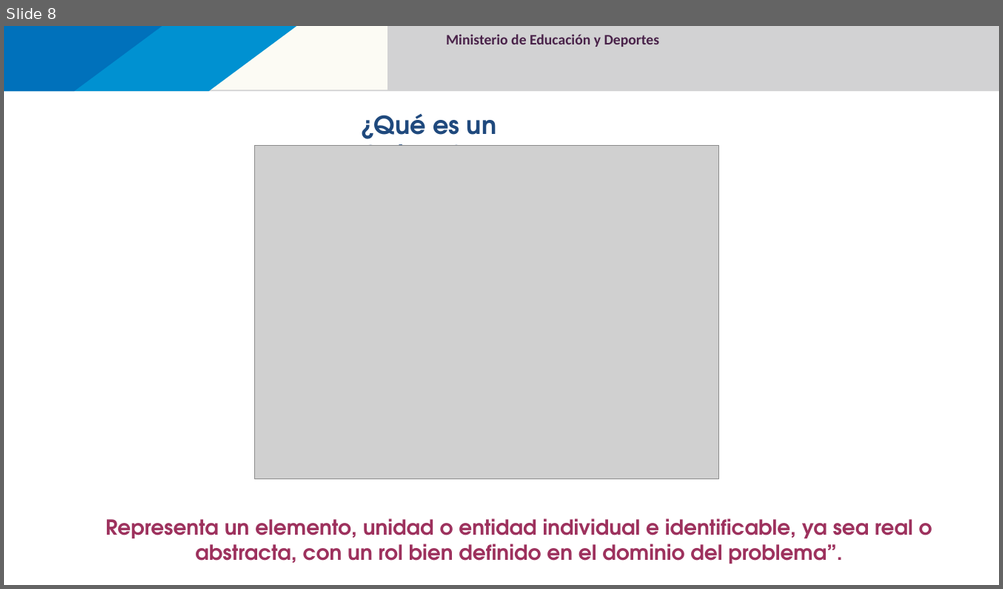
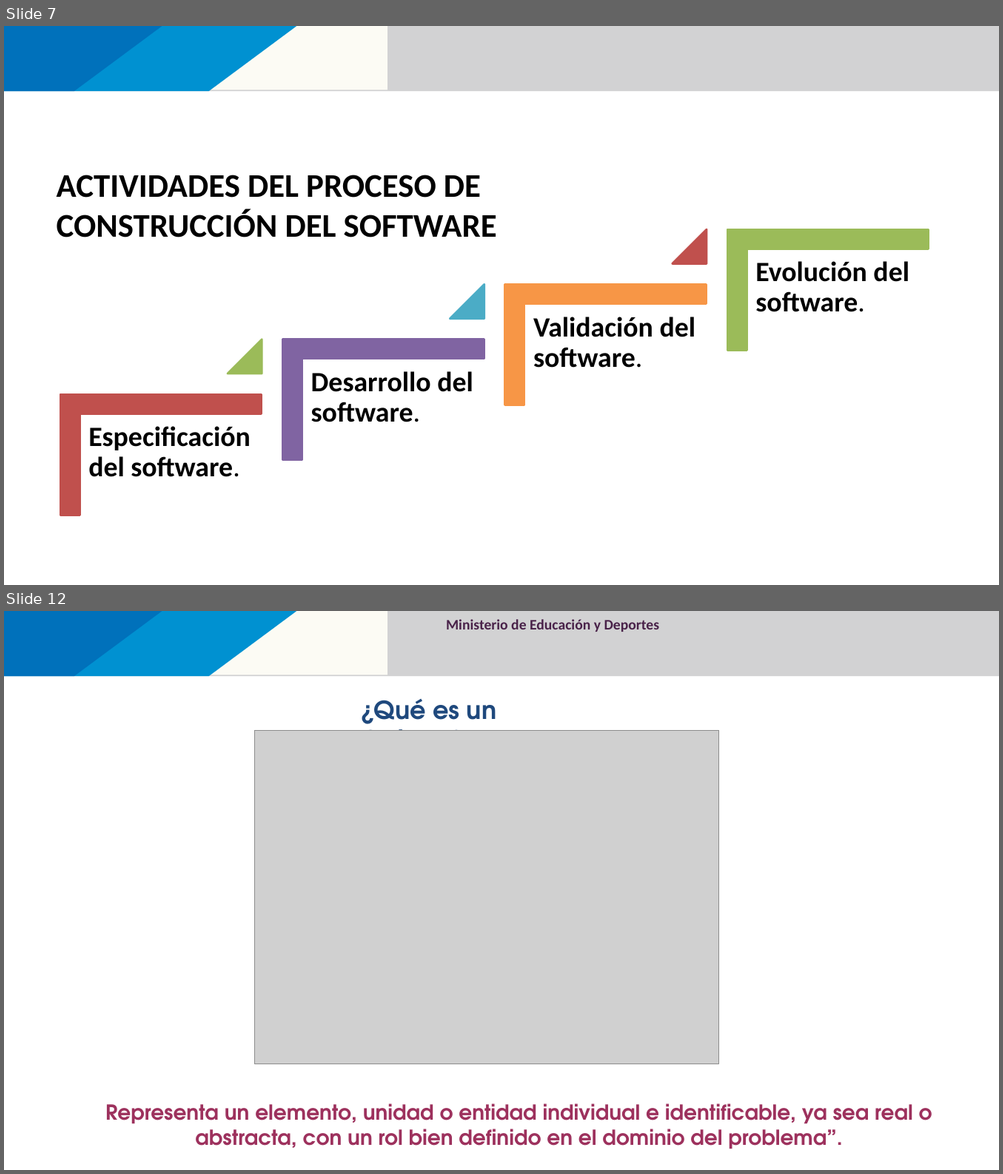
Before and after one commit to 111milprogramadores/presentaciones, a slide deck: POO_Paradigma_y_UML.pptx. Shown one above the other, each under a label of ours: slide 8 before the commit, slides 7 and 12 after it; the slides between them are not shown. The pictures are 1003x589 and 1003x1174 pixels, drawn with LibreOffice and Linux fonts; fonts in the diff are those of the drawing; grey boxes stand for pictures; background and template pictures are left out. Boxes give left, top, right and bottom in pixels: in the first picture for what was removed or moved away, otherwise in the second. Text is boxed around its words. In the diff, an @@ line names an element or a change of style, - is before the commit and + after.

```diff
--- a/POO_Paradigma_y_UML.pptx
+++ b/POO_Paradigma_y_UML.pptx
@@ slide 7 added at [4,26,999,585], background #FFFFFF; not listed: 4 template elements that a slide beside it also shows @@
@@ text added at [57,175,497,238], 32 pt, text #000000, bold @@
+ACTIVIDADES DEL PROCESO DE CONSTRUCCIÓN DEL SOFTWARE
@@ group added at [60,230,928,515]: 4 corners, 4 texts, 3 triangles @@
+Especificación del software.
+Desarrollo del software.
+Validación del software.
+Evolución del software.
@@ what was slide 8 is now slide 12 @@
```
Also in this commit, not shown: 72 slides changed, 4 other slides added, 1 slide removed, 2 other files.
